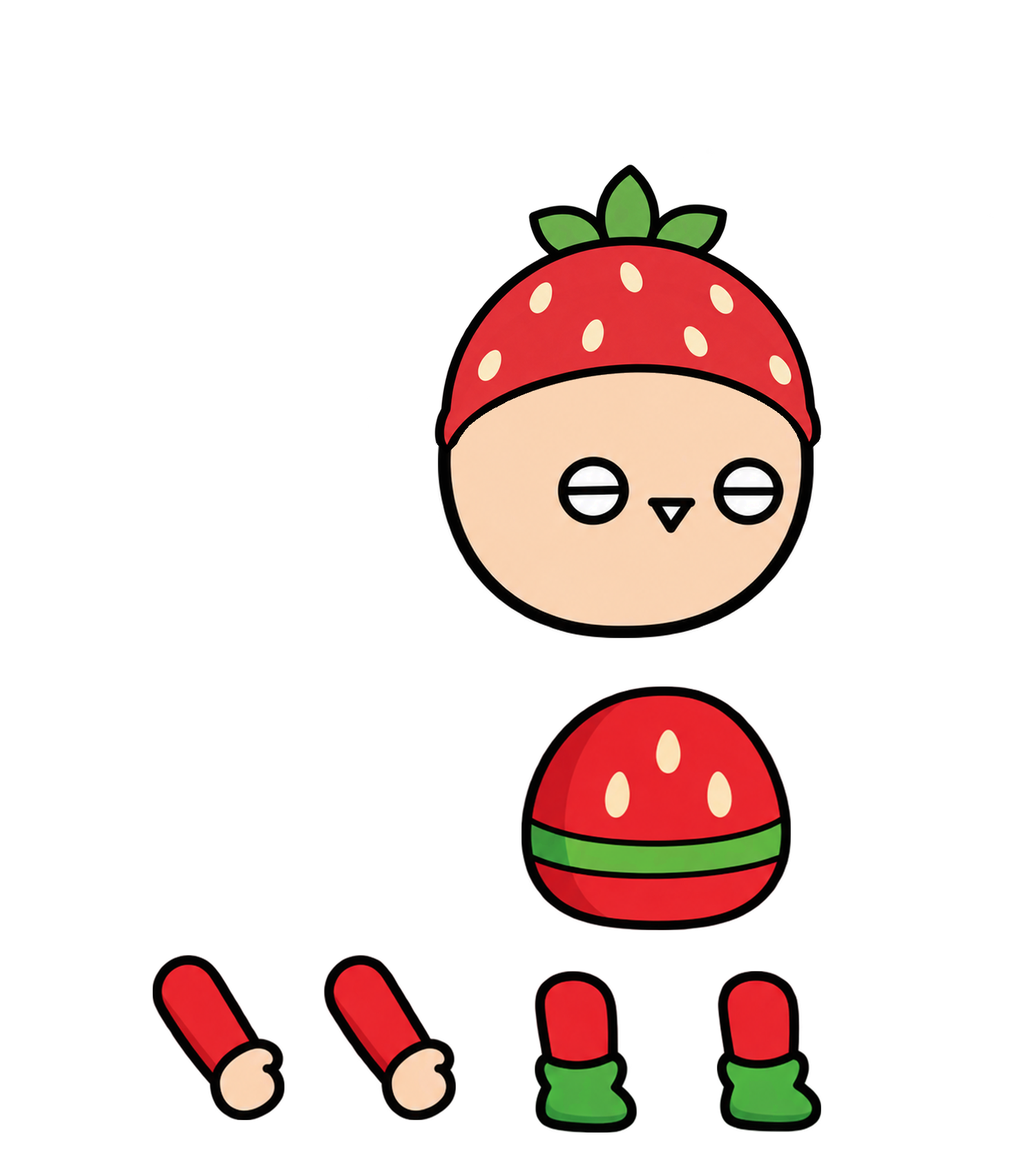
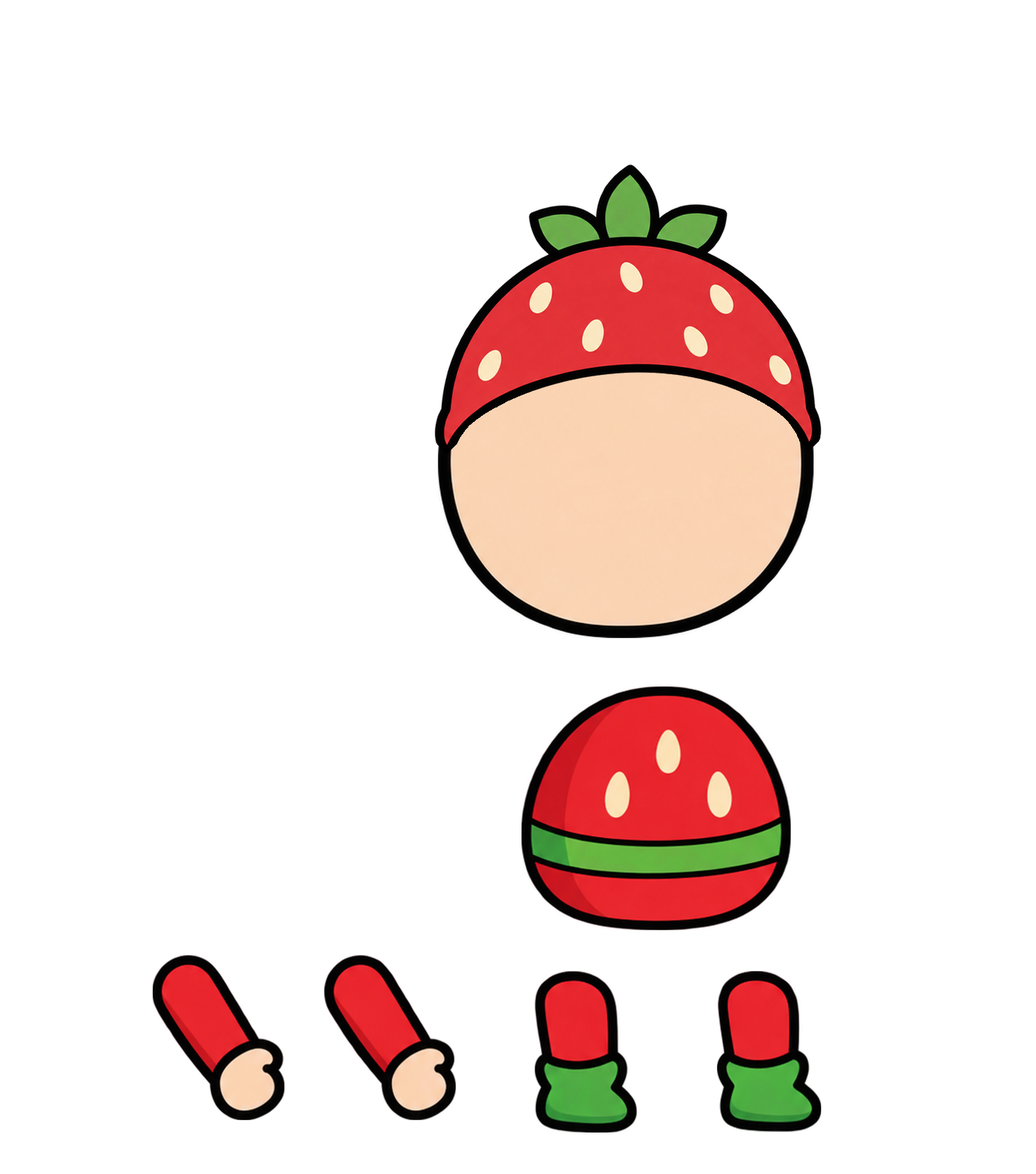
Layer changes from the first w=1036, h=1174 image to the second:
painted on "머리" over [549, 442, 801, 553]
